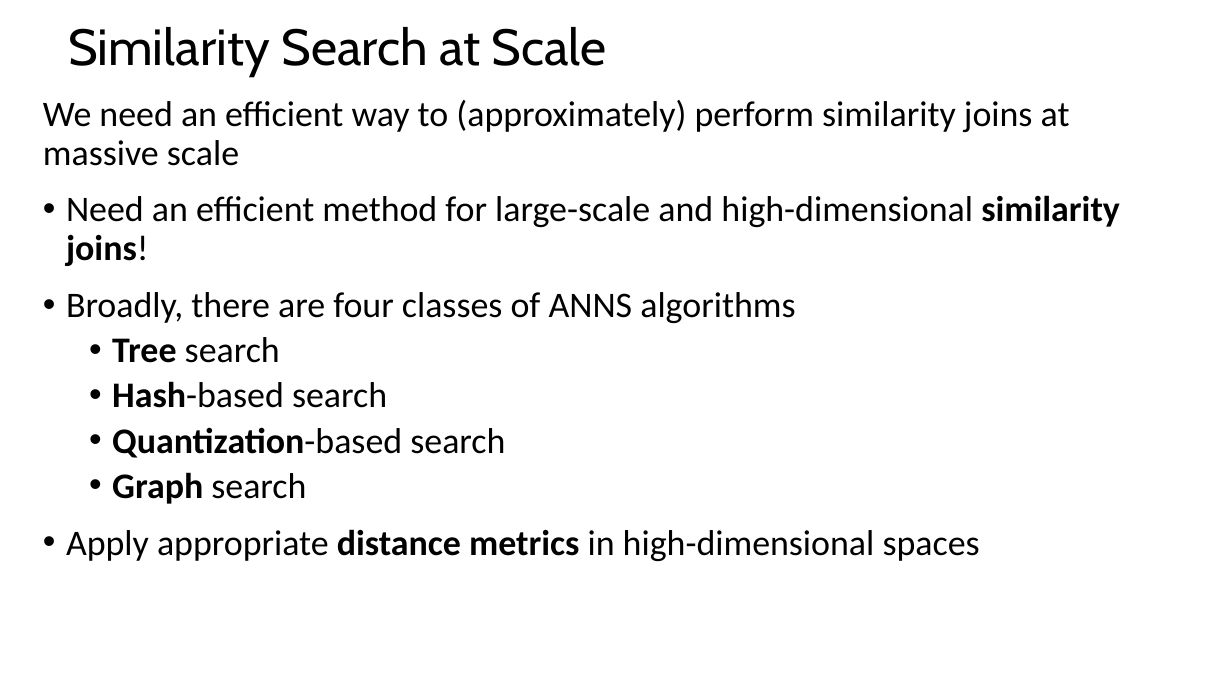
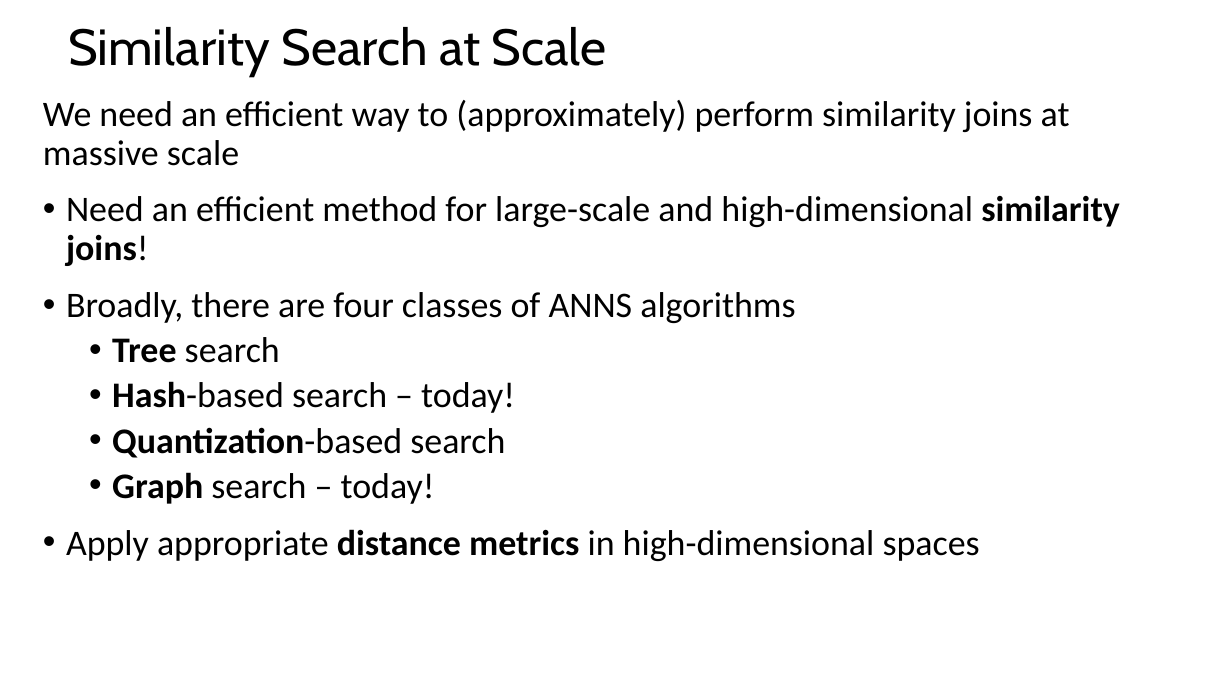
Before and after one commit to StephenElston/CSCI-E-108, a slide deck: slide 8 of slides/9_EfficientSimilaritySearch_Part2.pptx. Drawn at 1232x693 pixels with LibreOffice and Linux fonts; fonts in the diff are those of the drawing. Boxes give left, top, right and bottom in pixels: in the first picture for what was removed or moved away, otherwise in the second. Text is boxed around its words. In the diff, an @@ line names an element or a change of style, - is before the commit and + after.

Commit message:
Clearified IVF-PQ slides, updated slides, corrected typos

```diff
--- a/slides/9_EfficientSimilaritySearch_Part2.pptx
+++ b/slides/9_EfficientSimilaritySearch_Part2.pptx
@@ text at <box>112,381,515,413</box>: text changed @@
-  • Hash-based search
+  • Hash-based search – today!
@@ text at <box>112,472,435,504</box>: text changed @@
-  • Graph search
+  • Graph search – today!
```
Also in this commit, not shown: 5 other slides changed.
